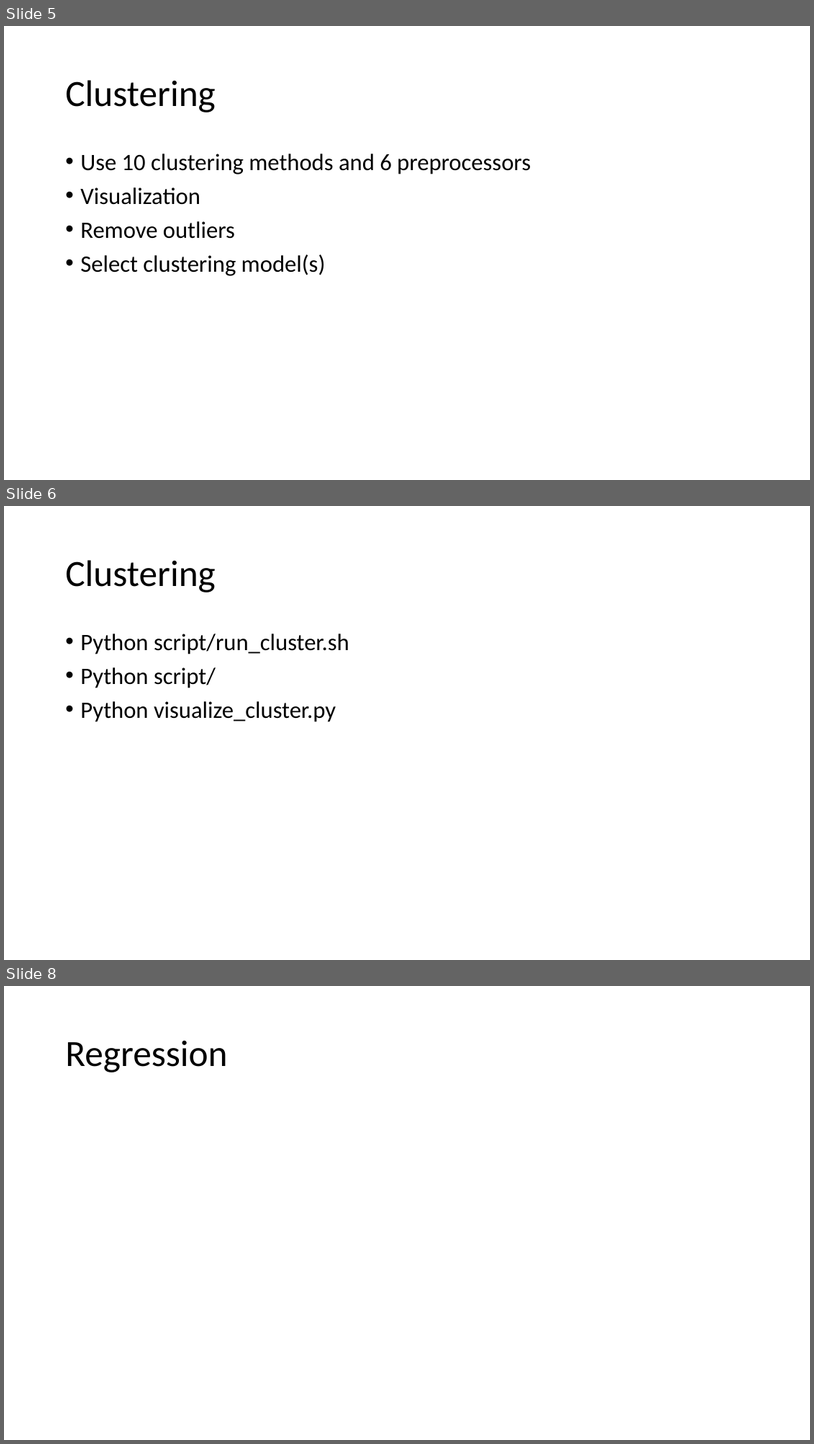
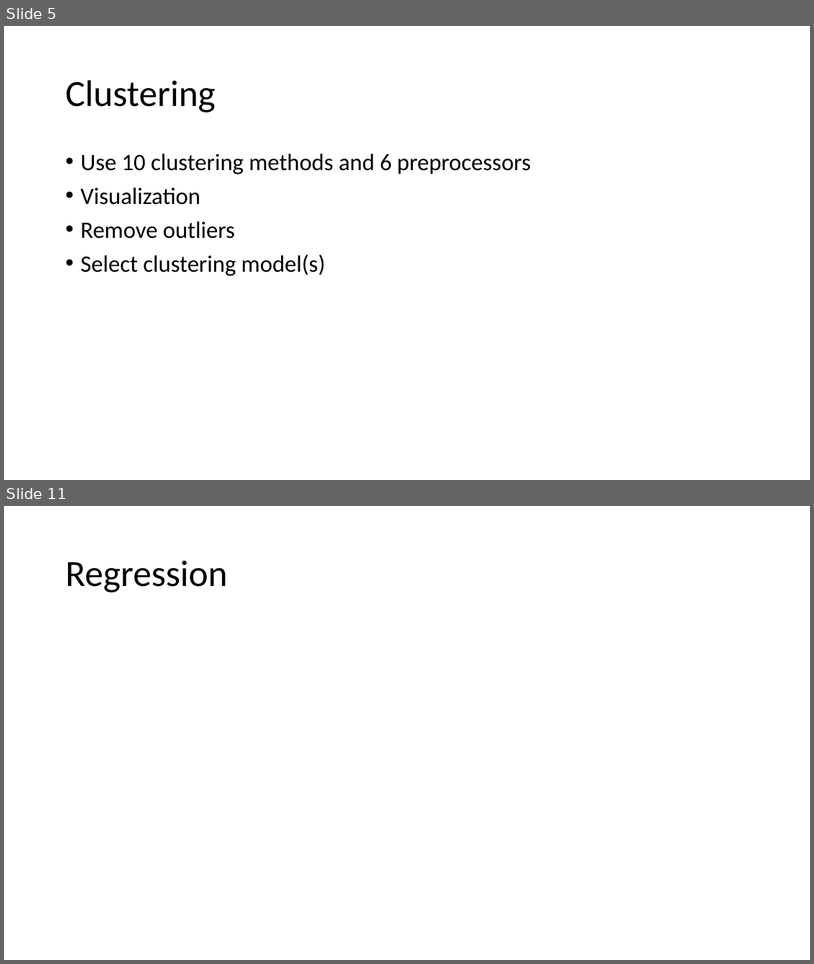
Before and after one commit to GXG-CS/Smart-Cameras, a slide deck: Benchmark.pptx. Shown one above the other, each under a label of ours: slides 5, 6 and 8 before the commit, slides 5 and 11 after it; the slides between them are not shown. The pictures are 814x1444 and 814x964 pixels, drawn with LibreOffice and Linux fonts; fonts in the diff are those of the drawing. Boxes give left, top, right and bottom in pixels: in the first picture for what was removed or moved away, otherwise in the second. Text is boxed around its words. In the diff, an @@ line names an element or a change of style, - is before the commit and + after.

```diff
--- a/Benchmark.pptx
+++ b/Benchmark.pptx
@@ slide 6 removed at [4,506,810,960], background #FFFFFF @@
@@ title removed at [65,560,215,592] @@
-Clustering
@@ text removed at [80,633,350,722] @@
-• Python script/run_cluster.sh
-• Python script/
-• Python visualize_cluster.py
@@ what was slide 8 is now slide 11 @@
```
Also in this commit, not shown: 1 slide changed, 4 slides added, 13 other files.
